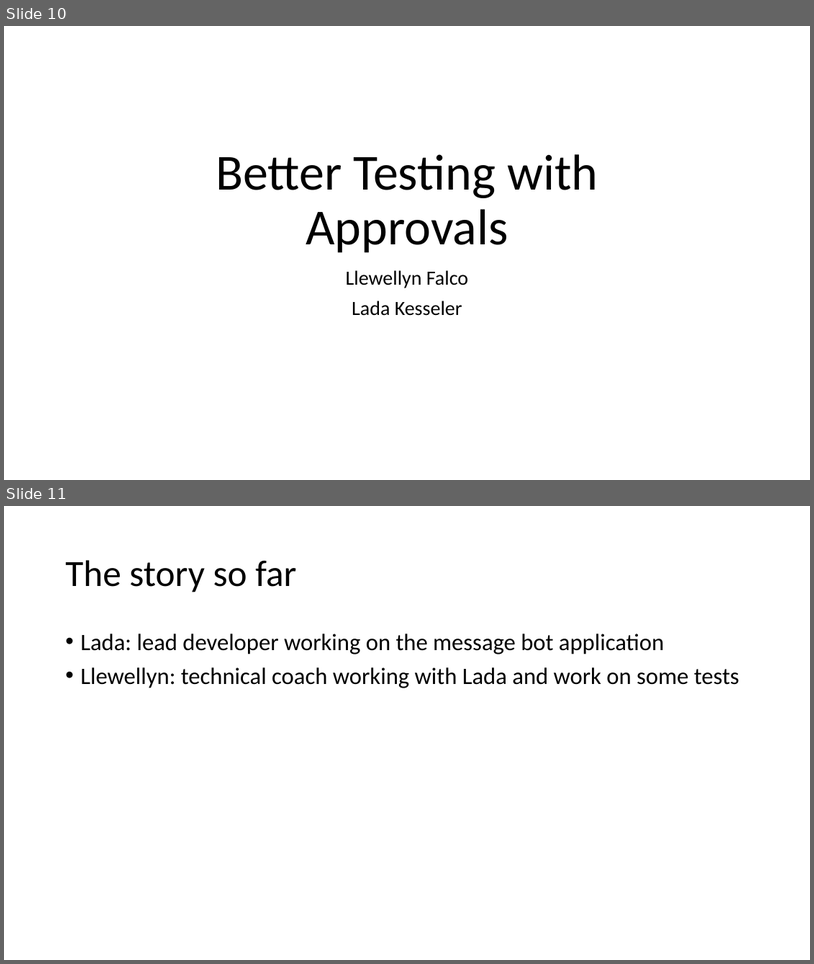
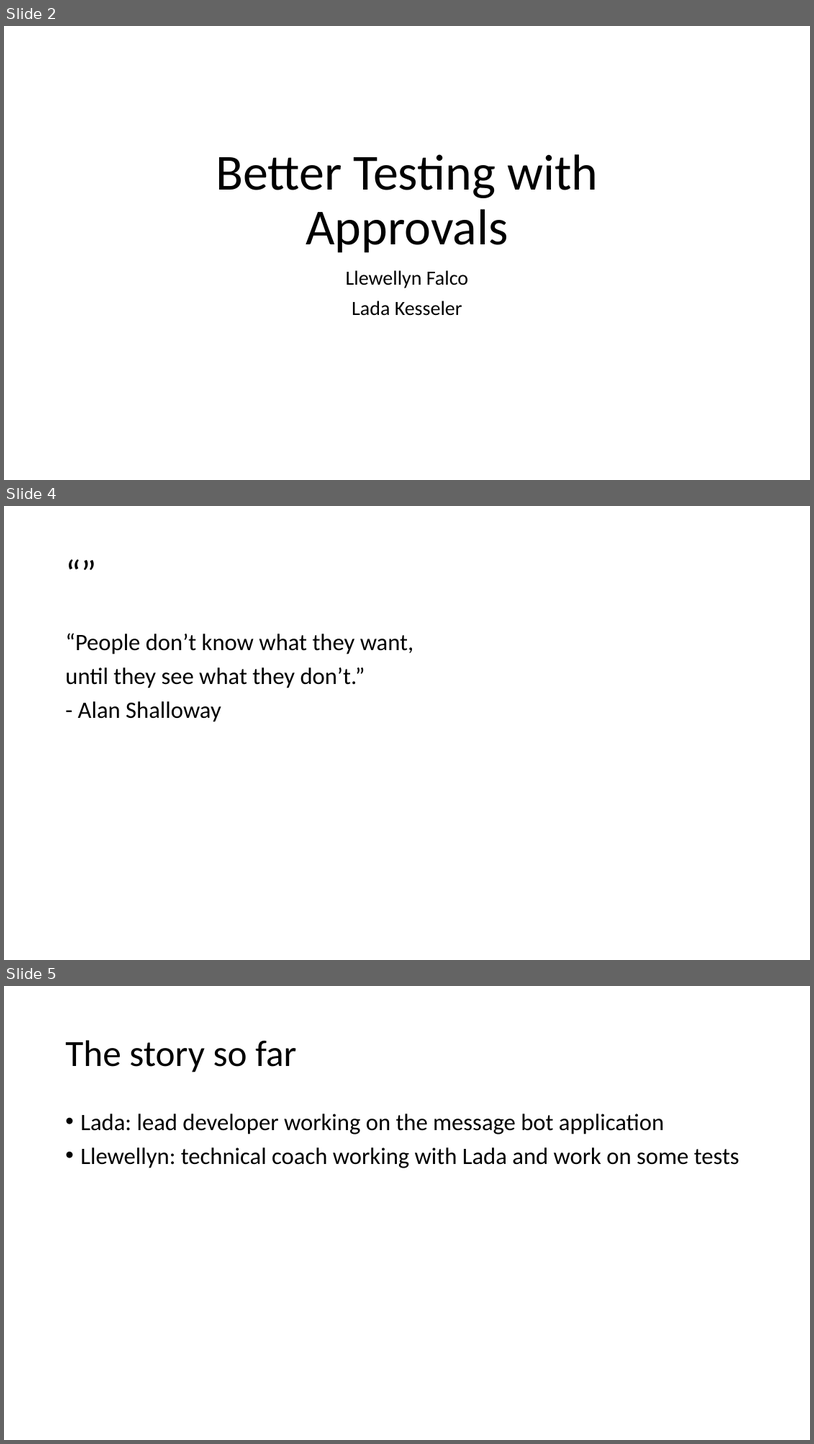
Before and after one commit to LearnWithLlew/TestingBetterWithApprovals.Slides, a slide deck: slides/Testing Better with Approvals.pptx. Shown one above the other, each under a label of ours: slides 10 and 11 before the commit, slides 2, 4 and 5 after it; the slides between them are not shown. The pictures are 814x964 and 814x1444 pixels, drawn with LibreOffice and Linux fonts; fonts in the diff are those of the drawing. Boxes give left, top, right and bottom in pixels: in the first picture for what was removed or moved away, otherwise in the second. Text is boxed around its words. In the diff, an @@ line names an element or a change of style, - is before the commit and + after.

```diff
--- a/slides/Testing Better with Approvals.pptx
+++ b/slides/Testing Better with Approvals.pptx
@@ slide 4 added at (x1=4, y1=506, x2=810, y2=960), background #FFFFFF @@
@@ title added at (x1=59, y1=530, x2=756, y2=618), 44 pt, text #000000 @@
+“”
@@ text added at (x1=65, y1=633, x2=414, y2=722), 28 pt, text #000000 @@
+“People don’t know what they want,
+until they see what they don’t.”
+- Alan Shalloway
@@ what was slide 10 is now slide 2 @@
@@ what was slide 11 is now slide 5 @@
```
Also in this commit, not shown: 1 slide changed, 4 other slides added, 5 slides removed.
